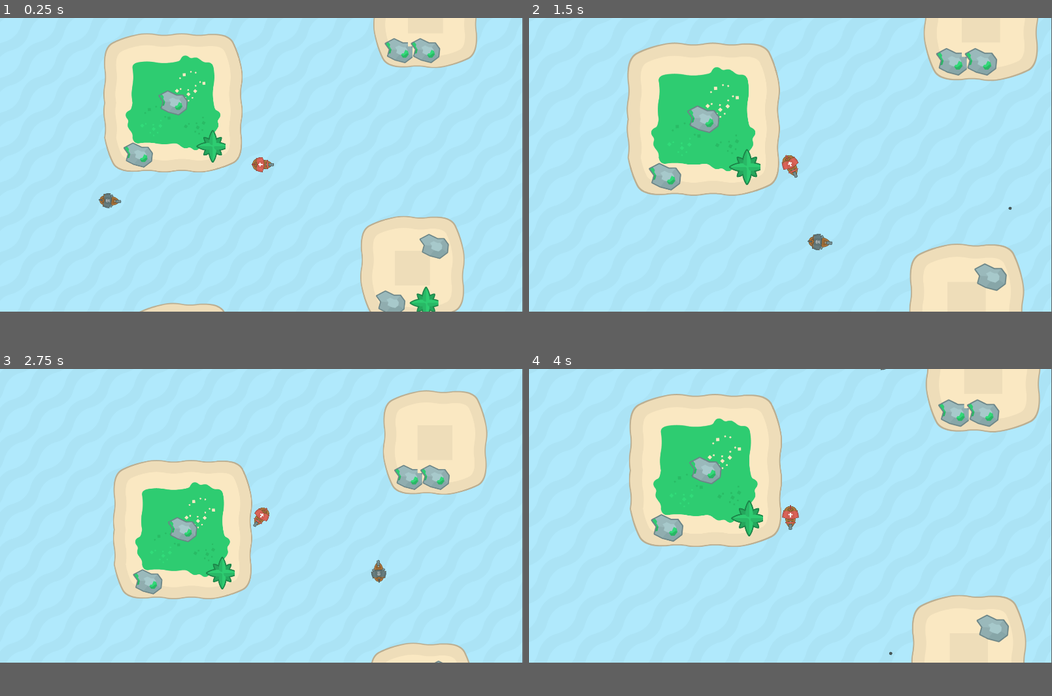
Above: before the commit, frames 1-4 (two rows, left to right).
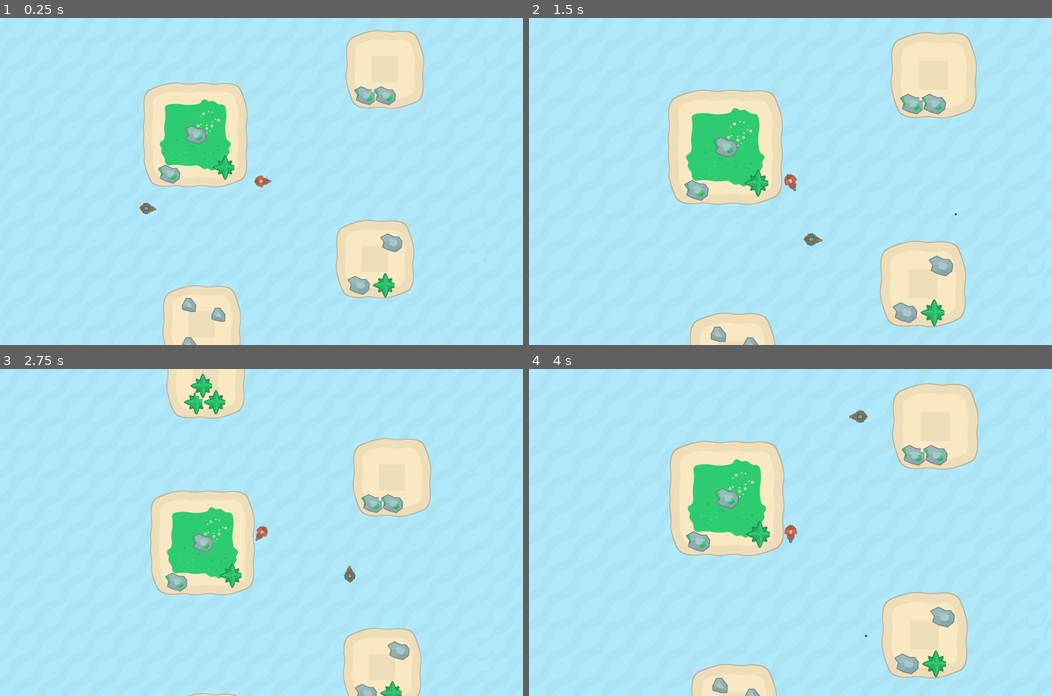
Above: after the commit, the same moments.

Repository: dmateos/godot-pirates
Game: Godot game, scene res://main.tscn
Two runs of this game, one before a commit and one after it. Both use one fixed random seed, a clock stepped at 60 frames per second and the inputs below.
Inputs (mouse positions are in pixels of both pictures, inside the frame that each line leads up to):
- Up to frame 1 (0.25 s): no input
- Up to frame 2 (1.5 s): move the mouse to (905, 148) at 0.52 s; hold D (right) 0.53-1.28 s; tap Space (shoot) at 0.6 s; move the mouse to (685, 178) at 1.27 s; hold S (down) from 1.28 s (still down); tap Mouse wheel up (zoom in) at 1.35 s
- Up to frame 3 (2.75 s): move the mouse to (313, 450) at 2.02 s; release S (down) at 2.03 s; hold D (right) from 2.03 s (still down); hold Mouse wheel down (zoom out) from 2.03 s (still down)
- Up to frame 4 (4 s): move the mouse to (764, 575) at 2.77 s; release D (right) at 2.78 s; release Mouse wheel down (zoom out) at 2.78 s; hold W (up) 2.78-3.53 s; tap Space (shoot) at 2.85 s; move the mouse to (947, 558) at 3.52 s; hold A (left) from 3.53 s (still down); hold Mouse wheel up (zoom in) from 3.53 s (still down)
In our replay, the window is 799x449 before the commit and 800x500 after it. These sizes can differ from the game's own. Grey fills any space a smaller window leaves; there, only what the larger window draws over its background counts as a difference.

The runs differ from the first frame. In frame 1, 22% of the frame differs, in the area x 18-92%, y 0-100%; in frame 2, 23%, in the area x 18-98%, y 0-100%; in frame 3, 20%; in frame 4, 23%.

Commit message:
only hit once

Diff:
--- a/Projectile.gd
+++ b/Projectile.gd
@@ -2,6 +2,8 @@
 
 @export var speed = 750
 @onready var explosion_animation :AnimatedSprite2D = get_node("ExplosionAnimation")
+
+var hit :bool = false
 
 func start(_position, _direction):
 	rotation = _direction
@@ -11,11 +13,12 @@
 func _physics_process(delta):
 	var collision = move_and_collide(velocity * delta)
 	if collision:
-		if collision.get_collider().has_method("hit"):
+		if collision.get_collider().has_method("hit") and not hit:
 			collision.get_collider().hit()
+			hit = true
 			explosion_animation.visible = true
 			explosion_animation.play()
-		else:
+		elif not hit:
 			velocity = velocity.bounce(collision.get_normal())
 
 func _on_explosion_animation_animation_finished():
--- a/project.godot
+++ b/project.godot
@@ -17,8 +17,8 @@
 
 [display]
 
-window/size/viewport_width=1920
-window/size/viewport_height=1080
+window/size/viewport_width=2880
+window/size/viewport_height=2160
 
 [input]
 
